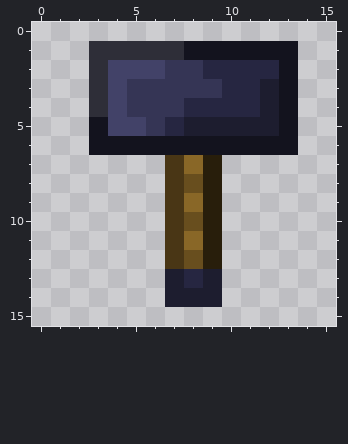
Pixel-art sprite: RP/textures/items/hammers/steel_hammer.png. Above, as it was before the edit.
The file is 16x16 pixels. Colours within 5 levels of each other are drawn and written as one.
After the commit:
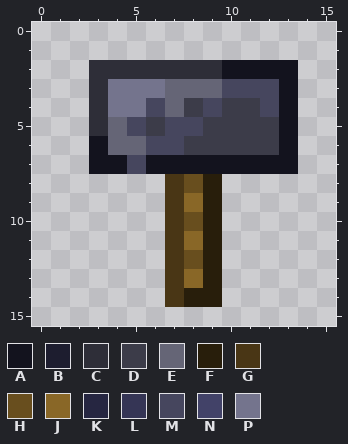
Palette (. is transparent): A #13131e  B #1d1d2f  C #2e2e38  D #3c3c49  E #656576  F #281e0b  G #493615  H #684e1e  J #896727  K #262641  L #353555  M #46465e  N #424268  P #74748d
The exact change:
Changed rows in their new state; - is an unchanged pixel.
first column x 3:
 1 ...........
 2 -CCCCCCAAA-
 3 -PPPEEEMMM-
 4 -PPMEDMDDM-
 5 CEMDMMDDDD-
 6 -EEMMDDDDD-
 7 AAMAAAAAAAA
first column x 7:
13 GJF
14 GFF
Boxes around the changes in both pictures, in picture pixels (x1, y1, x2, y2):
changed: (89, 41, 298, 174)
changed: (165, 269, 222, 307)
